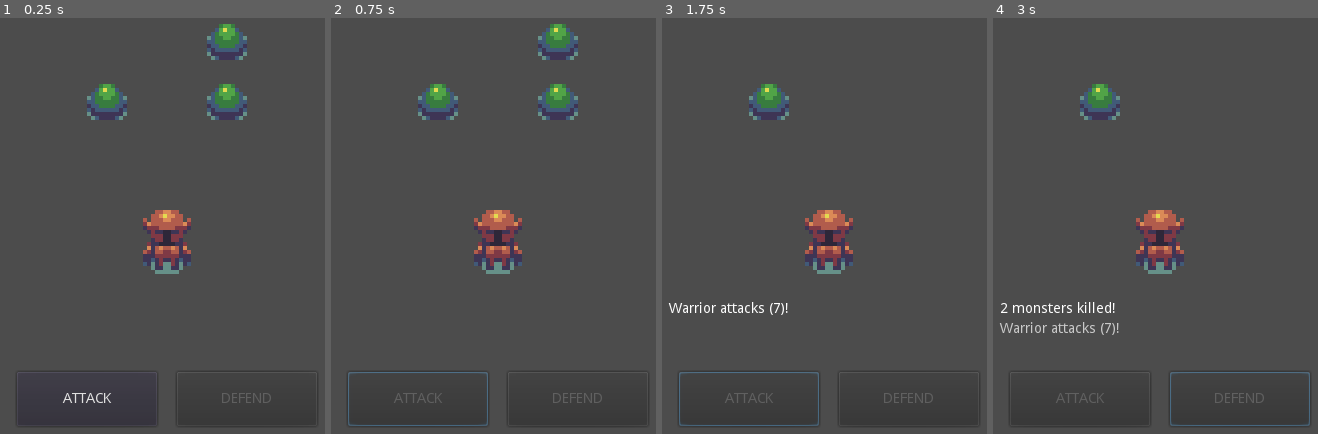
Above: before the commit, frames 1-4 (left to right).
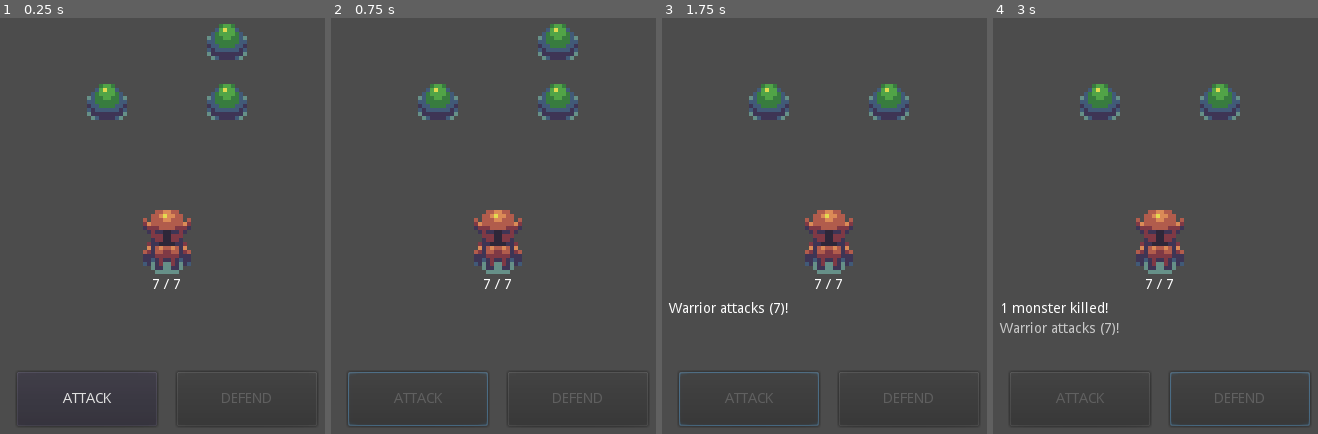
Above: after the commit, the same moments.

Repository: jrevc/dungeon-game
Game: Godot game, scene res://Main.tscn
The game is run twice, just before and just after one commit, with the same random seed, the same clock (stepped at 60 frames per second) and the same inputs.
Inputs:
- Up to frame 1 (0.25 s): no input
- Up to frame 2 (0.75 s): click "ATTACK" at 0.5 s
- Up to frame 3 (1.75 s): tap Enter at 1.25 s; tap Space (ui_select) at 1.52 s
- Up to frame 4 (3 s): tap Space (ui_select) at 2, 2.27 s; click "DEFEND" at 2.75 s

The runs differ from the first frame. In frame 1, less than 0.1% of the frame differs, in the area x 47-56%, y 62-66%; in frame 2, less than 0.1%; in frame 3, 0.8%; in frame 4, 1.0%, in the area x 2-76%, y 15-71%.

Commit message:
Added taking damage

Diff:
--- a/Main.gd
+++ b/Main.gd
@@ -64,6 +64,8 @@
 	pass
 
 
+# ATTACK RESOLUTION
+
 func _on_Attack():
 	$UI/BtnAttack.disabled = true
 	var attack_results = active_character.attack()
@@ -87,7 +89,7 @@
 	for i in range(mobs_to_kill - 1, -1, -1):
 		var dead_mob = enemies[i]
 		enemies.remove(i)
-		dead_mob.take_damage()
+		dead_mob.die()
 		turn_order.erase(dead_mob)
 	yield(get_tree().create_timer(0.5), "timeout") # Dying animation here?
 
@@ -101,6 +103,8 @@
 	emit_signal("complete_turn")
 
 
+# DEFENSE RESOLUTION
+
 func _on_Defend():
 	$UI/BtnDefend.disabled = true
 	var defend_results = active_character.defend()
@@ -112,8 +116,15 @@
 	$UI.log_message("Attacked by " + attacker.name + "! " + active_character.name + " defends (" + str(defend_results["Active"]) + ")!")
 	print("Defense roll: " + str(defend_results))
 	yield(get_tree().create_timer(0.5), "timeout") # Defense animation here?
+	if defend_results["Active"] > current_mob_level:
+		$UI.log_message(active_character.name + " defends successfully!")
+	else:
+		$UI.log_message(active_character.name + " takes damage!")
+		active_character.take_damage()
 	emit_signal("complete_turn")
 
+
+# TURN MANAGEMENT
 
 func next_turn(turn_index):
 	print("--- NEW TURN ---")
--- a/Slime.gd
+++ b/Slime.gd
@@ -3,7 +3,7 @@
 
 signal end_turn
 
-var level = 3
+export var level = 3
 var actor_type = "mob"
 
 
@@ -17,5 +17,5 @@
 #	pass
 
 
-func take_damage():
+func die():
 	queue_free()
--- a/Slime.tscn
+++ b/Slime.tscn
@@ -8,3 +8,4 @@
 ]]
 texture = ExtResource( 1 )
 script = ExtResource( 2 )
+level = 7
--- a/Warrior.gd
+++ b/Warrior.gd
@@ -18,6 +18,7 @@
 	max_hp = 6 + level
 	current_hp = max_hp
 	damage_type = "crushing"
+	update_life_display()
 
 
 # Called every frame. 'delta' is the elapsed time since the previous frame.
@@ -29,6 +30,7 @@
 	if Input.is_action_just_pressed("ui_select"):
 		attack()
 
+# ATTACKING
 
 func attack():
 	var roll = randi() % 6 + 1
@@ -39,6 +41,13 @@
 	return attack_roll
 
 
+func animate_attack():
+	yield(get_tree().create_timer(1.0), "timeout") # Attack animation here?
+	emit_signal("end_turn")
+
+
+# DEFENDING
+
 func defend():
 	var roll = randi() % 6 + 1
 	var passive_defense = roll + armor_bonus
@@ -48,11 +57,20 @@
 	return defense_roll
 
 
-func animate_attack():
-	yield(get_tree().create_timer(1.0), "timeout") # Attack animation here?
-	emit_signal("end_turn")
-
-
 func animate_defense():
 	yield(get_tree().create_timer(1.0), "timeout")
 	emit_signal("end_turn")
+
+# TAKING DAMAGE
+
+func update_life_display():
+	$Life.text = str(current_hp) + " / " + str(max_hp)
+
+
+func take_damage(damage = 1):
+	current_hp -= damage
+	update_life_display()
+
+
+func die():
+	queue_free()
--- a/Warrior.tscn
+++ b/Warrior.tscn
@@ -8,3 +8,18 @@
 ]]
 texture = ExtResource( 1 )
 script = ExtResource( 2 )
+
+[node name="Life" type="Label" parent="."]
+anchor_left = 0.5
+anchor_top = 0.5
+anchor_right = 0.5
+anchor_bottom = 0.5
+margin_left = -44.0
+margin_top = 4.2148
+margin_right = -4.0
+margin_bottom = 18.2148
+text = "7 / 7"
+align = 1
+__meta__ = {
+"_edit_use_anchors_": false
+}
